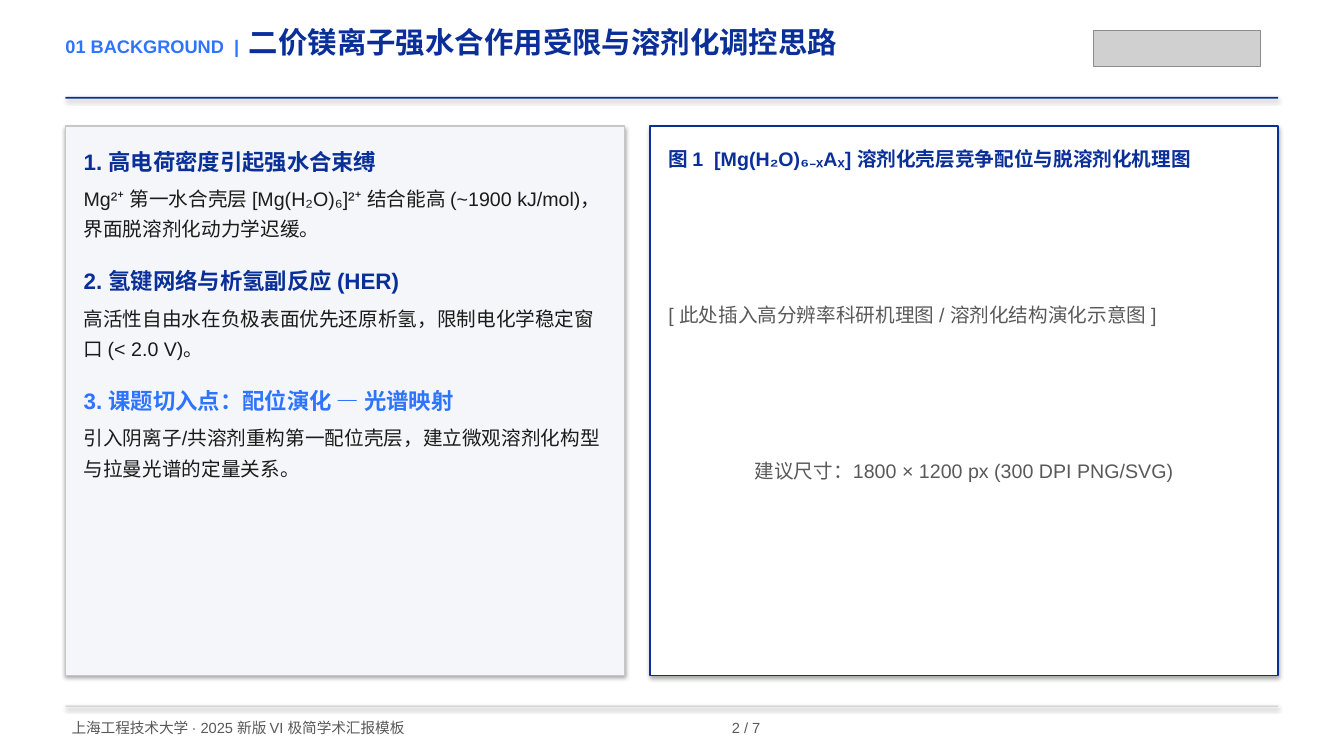
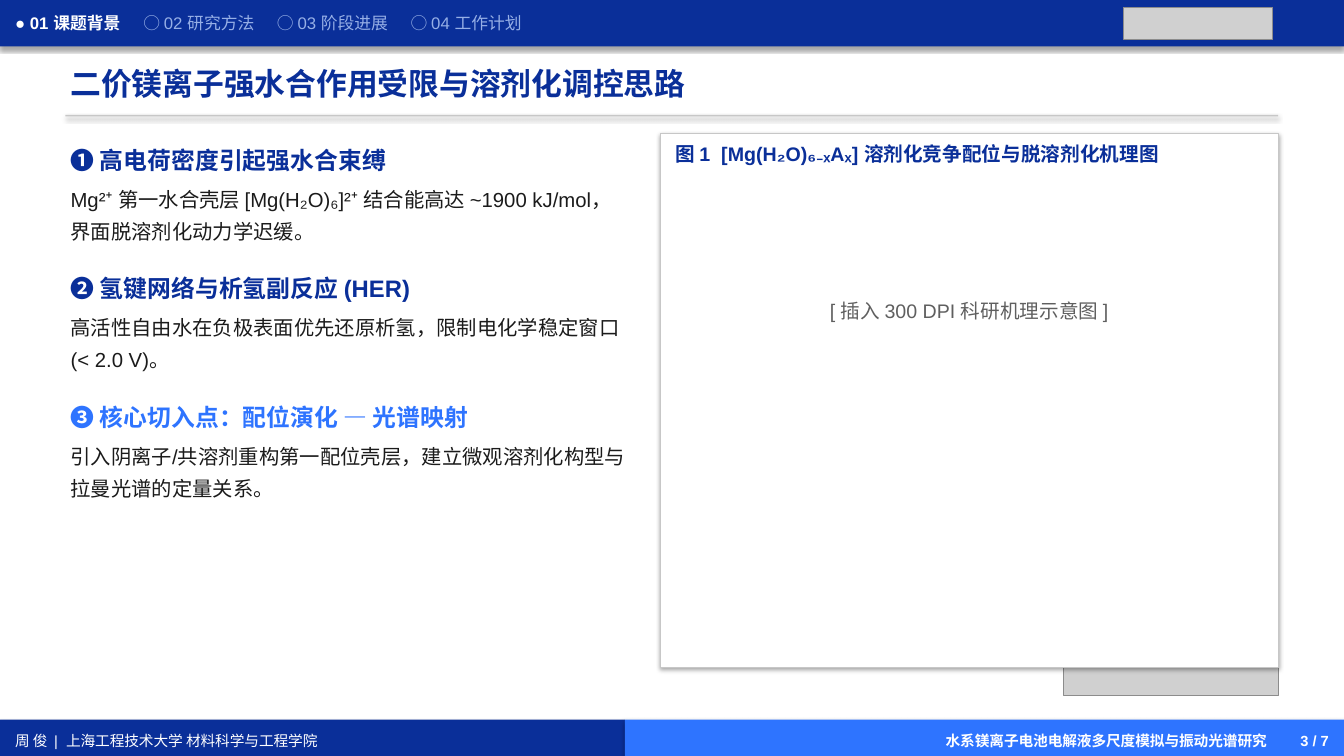
Before and after one commit to zhoujujn795/skills, a slide deck: slide 3 of pptx/assets/sues_2025_vi/SUES_2025_Academic_Template.pptx. Drawn at 1344x756 pixels with LibreOffice and Linux fonts; fonts in the diff are those of the drawing; grey boxes stand for pictures. Boxes give left, top, right and bottom in pixels: in the first picture for what was removed or moved away, otherwise in the second. Text is boxed around its words. In the diff, an @@ line names an element or a change of style, - is before the commit and + after.

```diff
--- a/pptx/assets/sues_2025_vi/SUES_2025_Academic_Template.pptx
+++ b/pptx/assets/sues_2025_vi/SUES_2025_Academic_Template.pptx
@@ rectangle added at <box>0,0,1344,46</box>, fill #0A2F99, 12 pt, text #96AFE6 @@
+● 01 课题背景 ○ 02 研究方法 ○ 03 阶段进展 ○ 04 工作计划
@@ picture added at <box>1124,7,1272,39</box> @@
@@ picture removed at <box>1094,30,1261,67</box> @@
@@ text at <box>71,68,686,98</box>: text changed; size 21 to 22 pt @@
-01 BACKGROUND | 二价镁离子强水合作用受限与溶剂化调控思路
+二价镁离子强水合作用受限与溶剂化调控思路
@@ rectangle: place and size @@
-rectangle at <box>66,97,1278,99</box>
+rectangle at <box>66,115,1278,116</box>
@@ rectangle at <box>66,115,1278,116</box>: fill #0A2F99 to #C7C7C7 @@
@@ text "❶ 高电荷密度引起强水合束缚": place and size @@
-text "❶ 高电荷密度引起强水合束缚" at <box>66,126,625,676</box>
+text "❶ 高电荷密度引起强水合束缚" at <box>71,145,625,498</box>
@@ text "❶ 高电荷密度引起强水合束缚" at <box>71,145,625,498</box>: fill #F4F6FA to none; outline #C7C7C7 0.75 pt to none; shadow off @@
@@ text at <box>71,145,611,303</box>: text changed; size 14 to 14.5 pt @@
-1. 高电荷密度引起强水合束缚
-Mg²⁺ 第一水合壳层 [Mg(H₂O)₆]²⁺ 结合能高 (~1900 kJ/mol)，界面脱溶剂化动力学迟缓。
-2. 氢键网络与析氢副反应 (HER)
+❶ 高电荷密度引起强水合束缚
+Mg²⁺ 第一水合壳层 [Mg(H₂O)₆]²⁺ 结合能高达 ~1900 kJ/mol，界面脱溶剂化动力学迟缓。
+❷ 氢键网络与析氢副反应 (HER)
@@ rectangle "图 1 [Mg(H₂O)₆₋ₓAₓ] 溶剂化竞争配位与脱溶剂化机理图": place and size @@
-rectangle "图 1 [Mg(H₂O)₆₋ₓAₓ] 溶剂化竞争配位与脱溶剂化机理图" at <box>650,126,1278,676</box>
+rectangle "图 1 [Mg(H₂O)₆₋ₓAₓ] 溶剂化竞争配位与脱溶剂化机理图" at <box>660,133,1278,667</box>
@@ rectangle "图 1 [Mg(H₂O)₆₋ₓAₓ] 溶剂化竞争配位与脱溶剂化机理图" at <box>660,133,1278,667</box>: outline #0A2F99 1 pt to #C7C7C7 0.75 pt @@
@@ text in rectangle at <box>675,141,1159,320</box>: text changed; text colour #595959 to #0A2F99; bold on @@
-图 1 [Mg(H₂O)₆₋ₓAₓ] 溶剂化壳层竞争配位与脱溶剂化机理图
-[ 此处插入高分辨率科研机理图 / 溶剂化结构演化示意图 ]
-建议尺寸：1800 × 1200 px (300 DPI PNG/SVG)
+图 1 [Mg(H₂O)₆₋ₓAₓ] 溶剂化竞争配位与脱溶剂化机理图
+[ 插入 300 DPI 科研机理示意图 ]
@@ text at <box>71,318,625,498</box>: size 14 to 14.5 pt in "高活性自由水在负极表面优先还原析氢，限制电化学稳定窗口 (< 2.0 V)。", "引入阴离子/共溶剂重构第一配位壳层，建立微观溶剂化构型与拉曼光谱的定量关系。"; line spacing 1.28 to 1.3; more space between paragraphs @@
@@ text at <box>71,405,468,428</box>: text changed; size 16 to 17 pt @@
-3. 课题切入点：配位演化 — 光谱映射
+❸ 核心切入点：配位演化 — 光谱映射
@@ picture added at <box>1064,439,1279,696</box> @@
@@ rectangle removed at <box>66,706,1278,707</box> @@
@@ rectangle added at <box>0,720,625,756</box>, fill #0A2F99, 10.5 pt, text #FFFFFF @@
+周 俊 | 上海工程技术大学 材料科学与工程学院
@@ text removed at <box>72,720,760,734</box> @@
-上海工程技术大学 · 2025 新版 VI 极简学术汇报模板 2 / 7
@@ rectangle added at <box>625,720,1344,756</box>, fill #2E74FF, 10.5 pt, text #FFFFFF, bold @@
+水系镁离子电池电解液多尺度模拟与振动光谱研究 3 / 7
```
Also in this commit, not shown: 5 other slides changed, 1 slide added, 1 slide removed, 4 other files.
